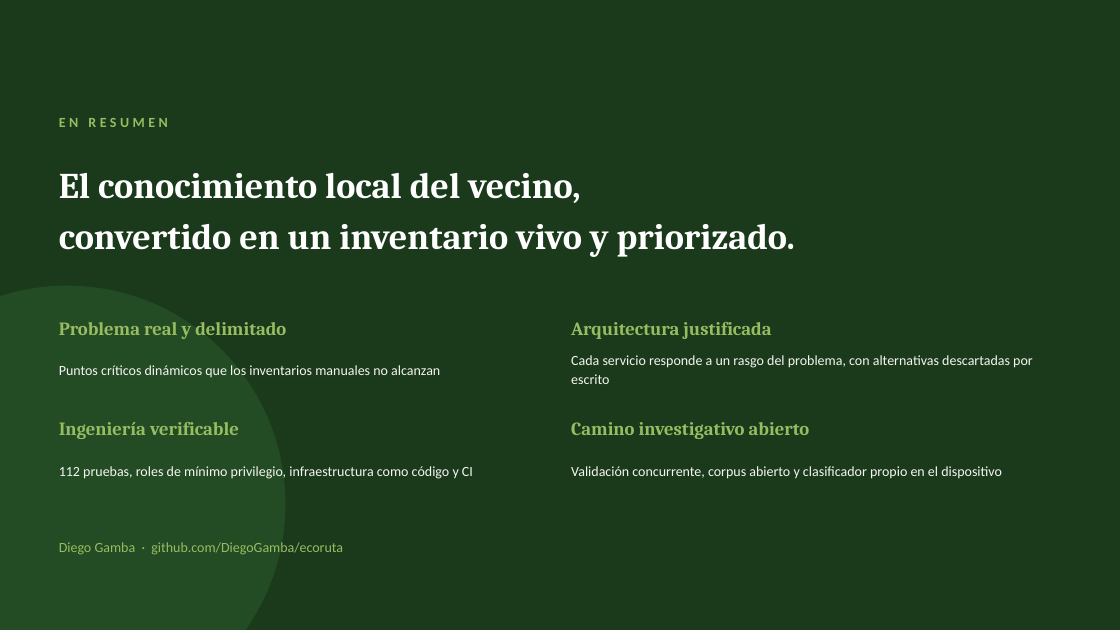
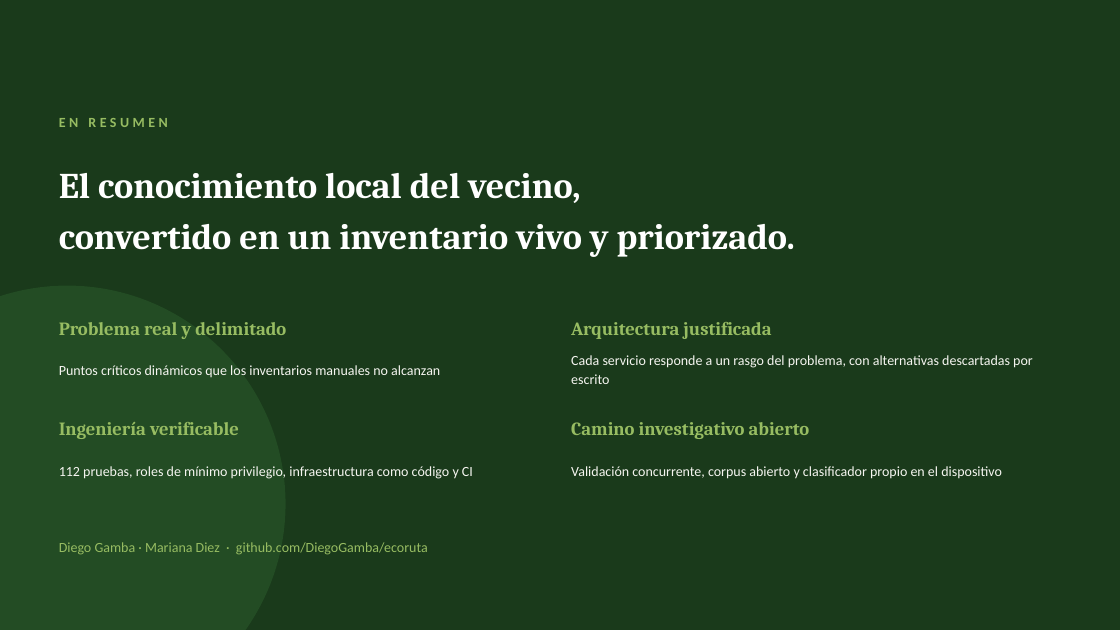
Before and after one commit to DiegoGamba/ecoruta, a slide deck: slide 14 of presentacion/EcoRuta-presentacion.pptx. Drawn at 1120x630 pixels with LibreOffice and Linux fonts; fonts in the diff are those of the drawing. Boxes give left, top, right and bottom in pixels: in the first picture for what was removed or moved away, otherwise in the second. Text is boxed around its words. In the diff, an @@ line names an element or a change of style, - is before the commit and + after.

```diff
--- a/presentacion/EcoRuta-presentacion.pptx
+++ b/presentacion/EcoRuta-presentacion.pptx
@@ text at [59, 542, 428, 555]: text changed @@
-Diego Gamba · github.com/DiegoGamba/ecoruta
+Diego Gamba · Mariana Diez · github.com/DiegoGamba/ecoruta
```
Also in this commit, not shown: 1 other slide changed, 11 other files.
